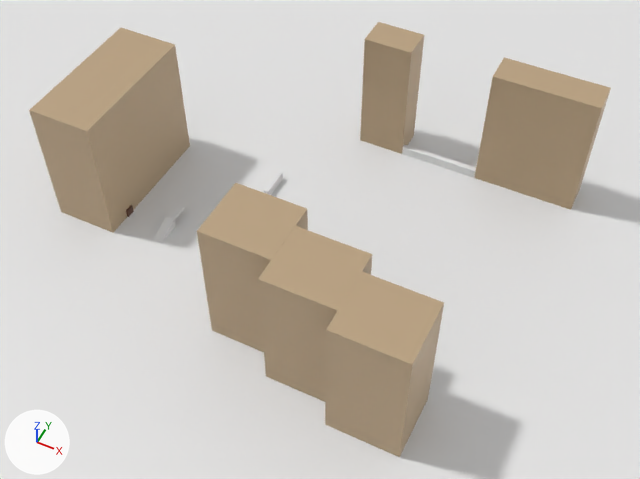
One commit to the Blender file src/client/assets/gltf/blend/flora_square.blend: the scene before it, then after it.
The view is the same before and after, from a camera (50 mm lens) standing at (55.3, -109.9, 135.3) and looking at (4.0, -7.4, 7.2). The axes (+X, +Y, +Z) are drawn at lower left. The lights are the same throughout.

In view in the first picture: 'Building 1', 'Building 2', 'Building 3', 'Building 4', 'Building 4.001', 'Building 4.002', 'Cube.002', 'Cube.003', 'Ground'.
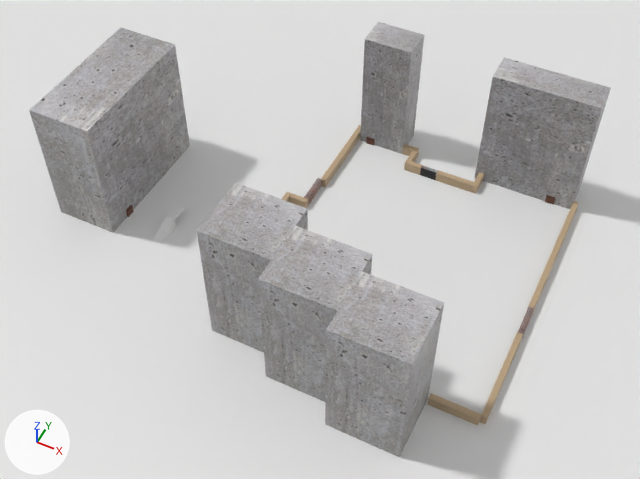
What differs and where, as boxes (x1, y1, x2, y2) in the pictures (640 x 479 px):
'Building 2', surface changed (beige to grey)
    both: (29, 28, 190, 233)
'Building 4.002', surface changed (beige to grey)
    both: (325, 272, 444, 457)
'Building 1', surface changed (brown to grey)
    both: (475, 57, 611, 210)
'Building 4.001', surface changed (beige to grey)
    both: (258, 226, 372, 402)
'Building 4', surface changed (beige to grey)
    both: (197, 183, 308, 352)
'Building 3', surface changed (brown to grey)
    both: (360, 22, 424, 154)
'Cube.002', recoloured, moved, rescaled (75% narrower, 56% shorter)
    before: (402, 145, 476, 178)
    after: (420, 166, 438, 180)
'Building 3.007', added (beige)
    after: (528, 201, 579, 312)
'Building 3.009', added (beige)
    after: (479, 332, 523, 424)
'Building 3.008', added
    after: (427, 393, 481, 425)
'Building 3.011', added (beige)
    after: (321, 125, 361, 187)
'Building 3.004', added (beige)
    after: (435, 170, 479, 194)
'Cube.003', moved
    before: (264, 171, 283, 195)
    after: (304, 178, 322, 205)
'Door.002', added
    after: (518, 307, 534, 340)
'Building 3.002', added
    after: (404, 160, 423, 175)
'Building 3.010', added
    after: (290, 193, 308, 208)
'Building 3.003', added
    after: (402, 144, 419, 157)
'Building 3.001', added
    after: (407, 150, 418, 162)
'Building 3.005', added
    after: (474, 172, 484, 189)
'Spawn point 3', moved (not visible before)
    after: (545, 195, 556, 205)
'Building 3.006', added
    after: (282, 192, 292, 202)
'Spawn point 2.002', added
    after: (366, 137, 375, 146)

The change, as a diff of the scene's bpy script:
```diff
--- a/src/client/assets/gltf/blend/flora_square.blend.py
+++ b/src/client/assets/gltf/blend/flora_square.blend.py
@@ mat_building @@
 mat_building = principled_material('Building')
-mat_building.base_color = (0.497, 0.364, 0.222)  # beige #bba382
+mat_building.texture = img_concrete_wall_jpg_013
@@ me_cube_011 @@
 me_cube_011.from_pydata(...)  # 8 vertices, 6 faces; spans x -1.0..1.0, y -1.0..1.0, z -1.0..1.0
+me_cube_011.materials.append(mat_door)  # picture img_wooden_door_jpg
@@ ob_spawn_point_3 @@
 ob_spawn_point_3 = bpy.data.objects.new('Spawn point 3', me_cube_009)
-ob_spawn_point_3.location = (40.1, 31.2, 1.4)
+ob_spawn_point_3.location = (40.1, 29.1, 1.4)
 ob_spawn_point_3.rotation_euler = (0.0, 0.0, 0.0481)  # degrees (0, 0, 2.8)
@@ ob_cube_002 @@
 ob_cube_002 = bpy.data.objects.new('Cube.002', me_cube_011)
-ob_cube_002.location = (14.8, 29.5, 1.5)
-ob_cube_002.scale = (8.5, 0.519, 1.0)
+ob_cube_002.location = (14.2, 25.1, 1.5)
+ob_cube_002.scale = (-1.82, 0.519, 1.0)
@@ ob_cube_003 @@
 ob_cube_003 = bpy.data.objects.new('Cube.003', me_cube_012)
-ob_cube_003.location = (-14.2, 6.9, 1.5)
+ob_cube_003.location = (-5.6, 8.7, 1.5)
 ob_cube_003.rotation_euler = (0.0, 0.0, 1.571)  # degrees (0, 0, 90)
@@ ob_building_3_011 @@
+ob_building_3_011 = bpy.data.objects.new('Building 3.011', me_cube_026)  # a box spanning x -1.0..1.0, y -1.0..1.0, z -1.0..1.0; in mat_building_011 (beige #bba382)
+ob_building_3_011.location = (-4.8, 21.7, 1.5)
+ob_building_3_011.rotation_euler = (0.0, 0.0, 1.571)  # degrees (0, 0, 90)
+ob_building_3_011.scale = (9.76, 0.553, 1.07)
@@ ob_building_3_010 @@
+ob_building_3_010 = bpy.data.objects.new('Building 3.010', me_cube_025)  # a box spanning x -1.0..1.0, y -1.0..1.0, z -1.0..1.0; in mat_building_010 (beige #bba382)
+ob_building_3_010.location = (-7.0, 4.8, 1.5)
+ob_building_3_010.scale = (1.87, 0.553, 1.07)
@@ ob_building_3_009 @@
+ob_building_3_009 = bpy.data.objects.new('Building 3.009', me_cube_024)  # a box spanning x -1.0..1.0, y -1.0..1.0, z -1.0..1.0; in mat_building_009 (beige #bba382)
+ob_building_3_009.location = (45.2, -17.6, 1.5)
+ob_building_3_009.rotation_euler = (0.0, 0.0, 1.571)  # degrees (0, 0, 90)
+ob_building_3_009.scale = (9.76, 0.553, 1.07)
@@ ob_spawn_point_2_002 @@
+ob_spawn_point_2_002 = bpy.data.objects.new('Spawn point 2.002', me_cube_023)  # a box spanning x -1.0..1.0, y -1.0..1.0, z -1.0..1.0; in mat_spawner_002 (brown #5e331a)
+ob_spawn_point_2_002.location = (-1.4, 29.0, 1.2)
+ob_spawn_point_2_002.rotation_euler = (0.0, 0.0, 0.0481)  # degrees (0, 0, 2.8)
+ob_spawn_point_2_002.scale = (0.966, -0.275, 1.0)
@@ ob_building_3_008 @@
+ob_building_3_008 = bpy.data.objects.new('Building 3.008', me_cube_022)  # a box spanning x -1.0..1.0, y -1.0..1.0, z -1.0..1.0; in mat_building_008 (beige #bba382)
+ob_building_3_008.location = (40.0, -27.6, 1.5)
+ob_building_3_008.scale = (4.65, 0.553, 1.07)
@@ ob_building_3_007 @@
+ob_building_3_007 = bpy.data.objects.new('Building 3.007', me_cube_021)  # a box spanning x -1.0..1.0, y -1.0..1.0, z -1.0..1.0; in mat_building_007 (beige #bba382)
+ob_building_3_007.location = (45.2, 14.2, 1.5)
+ob_building_3_007.rotation_euler = (0.0, 0.0, 1.571)  # degrees (0, 0, 90)
+ob_building_3_007.scale = (15.4, 0.553, 1.07)
@@ ob_door_002 @@
+ob_door_002 = bpy.data.objects.new('Door.002', me_cube_020)  # a box spanning x -1.0..1.0, y -1.0..1.0, z -1.0..1.0; in mat_door (picture img_wooden_door_jpg)
+ob_door_002.location = (45.3, -4.5, 1.5)
+ob_door_002.rotation_euler = (0.0, 0.0, 1.571)  # degrees (0, 0, 90)
+ob_door_002.scale = (3.27, 0.519, 1.0)
@@ ob_building_3_006 @@
+ob_building_3_006 = bpy.data.objects.new('Building 3.006', me_cube_019)  # a box spanning x -1.0..1.0, y -1.0..1.0, z -1.0..1.0; in mat_building_006 (beige #bba382)
+ob_building_3_006.location = (-9.6, -7.1, 1.5)
+ob_building_3_006.rotation_euler = (0.0, 0.0, 1.571)  # degrees (0, 0, 90)
+ob_building_3_006.scale = (12.5, 0.553, 1.07)
@@ ob_building_3_005 @@
+ob_building_3_005 = bpy.data.objects.new('Building 3.005', me_cube_018)  # a box spanning x -1.0..1.0, y -1.0..1.0, z -1.0..1.0; in mat_building_005 (beige #bba382)
+ob_building_3_005.location = (24.7, 27.5, 1.5)
+ob_building_3_005.rotation_euler = (0.0, 0.0, 1.571)  # degrees (0, 0, 90)
+ob_building_3_005.scale = (1.87, 0.553, 1.07)
@@ ob_building_3_004 @@
+ob_building_3_004 = bpy.data.objects.new('Building 3.004', me_cube_017)  # a box spanning x -1.0..1.0, y -1.0..1.0, z -1.0..1.0; in mat_building_004 (beige #bba382)
+ob_building_3_004.location = (20.6, 25.1, 1.5)
+ob_building_3_004.scale = (4.65, 0.553, 1.07)
@@ ob_building_3_003 @@
+ob_building_3_003 = bpy.data.objects.new('Building 3.003', me_cube_016)  # a box spanning x -1.0..1.0, y -1.0..1.0, z -1.0..1.0; in mat_building_003 (beige #bba382)
+ob_building_3_003.location = (7.9, 29.6, 1.5)
+ob_building_3_003.scale = (1.87, 0.553, 1.07)
@@ ob_building_3_002 @@
+ob_building_3_002 = bpy.data.objects.new('Building 3.002', me_cube_015)  # a box spanning x -1.0..1.0, y -1.0..1.0, z -1.0..1.0; in mat_building_002 (beige #bba382)
+ob_building_3_002.location = (10.5, 25.1, 1.5)
+ob_building_3_002.scale = (1.87, 0.553, 1.07)
@@ ob_building_3_001 @@
+ob_building_3_001 = bpy.data.objects.new('Building 3.001', me_cube_014)  # a box spanning x -1.0..1.0, y -1.0..1.0, z -1.0..1.0; in mat_building_001 (beige #bba382)
+ob_building_3_001.location = (9.2, 27.5, 1.5)
+ob_building_3_001.rotation_euler = (0.0, 0.0, 1.571)  # degrees (0, 0, 90)
+ob_building_3_001.scale = (1.87, 0.553, 1.07)
```
